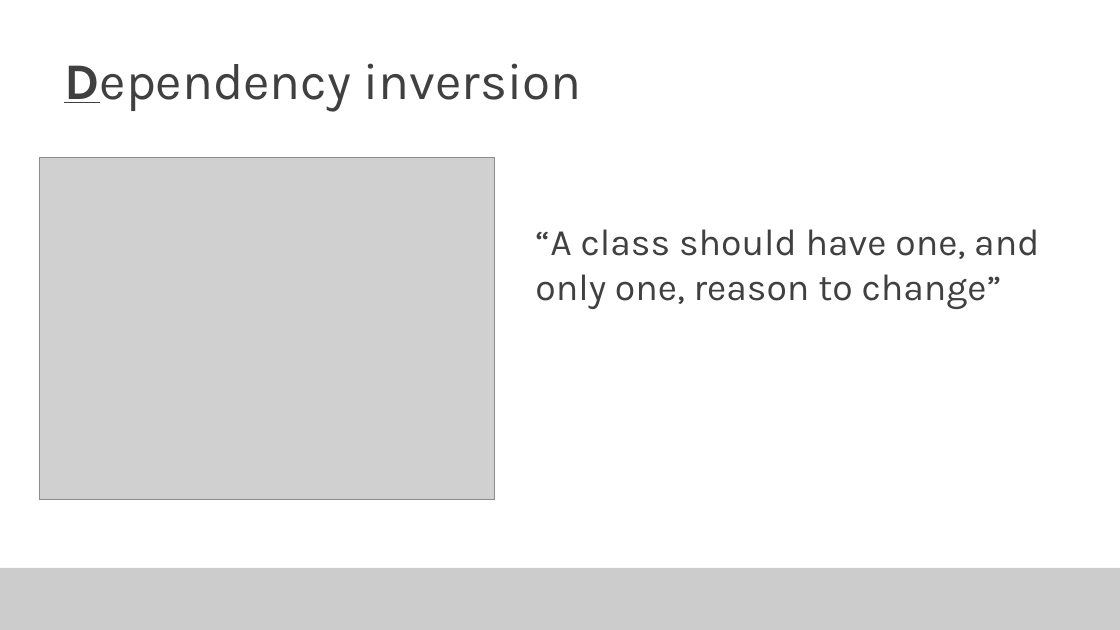
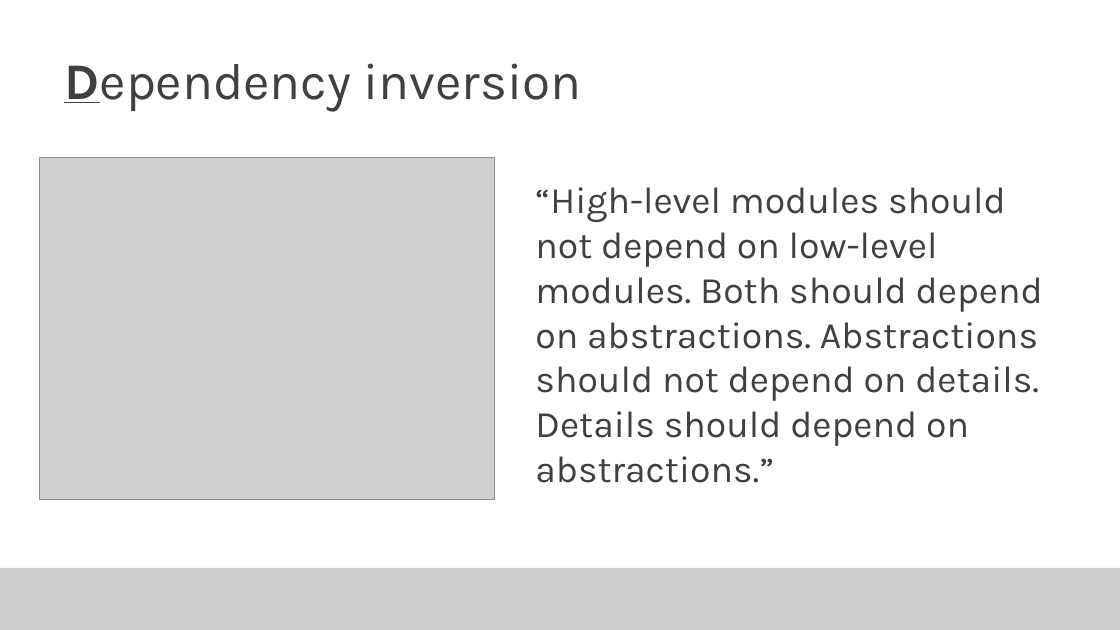
Before and after one commit to marcelojaf/SOLID_UnitTest_Workshop, a slide deck: slide 9 of Software test workshop.pptx. Drawn at 1120x630 pixels with LibreOffice and Linux fonts; fonts in the diff are those of the drawing; grey boxes stand for pictures; background and template pictures are left out. Boxes give left, top, right and bottom in pixels: in the first picture for what was removed or moved away, otherwise in the second. Text is boxed around its words. In the diff, an @@ line names an element or a change of style, - is before the commit and + after.

Commit message:
finishing the SOLID presentation

```diff
--- a/Software test workshop.pptx
+++ b/Software test workshop.pptx
@@ text at bbox=[535, 187, 1043, 446]: text changed @@
-“A class should have one, and only one, reason to change”
+“High-level modules should not depend on low-level modules. Both should depend on abstractions. Abstractions should not depend on details. Details should depend on abstractions.”
```
Also in this commit, not shown: 11 other files.
